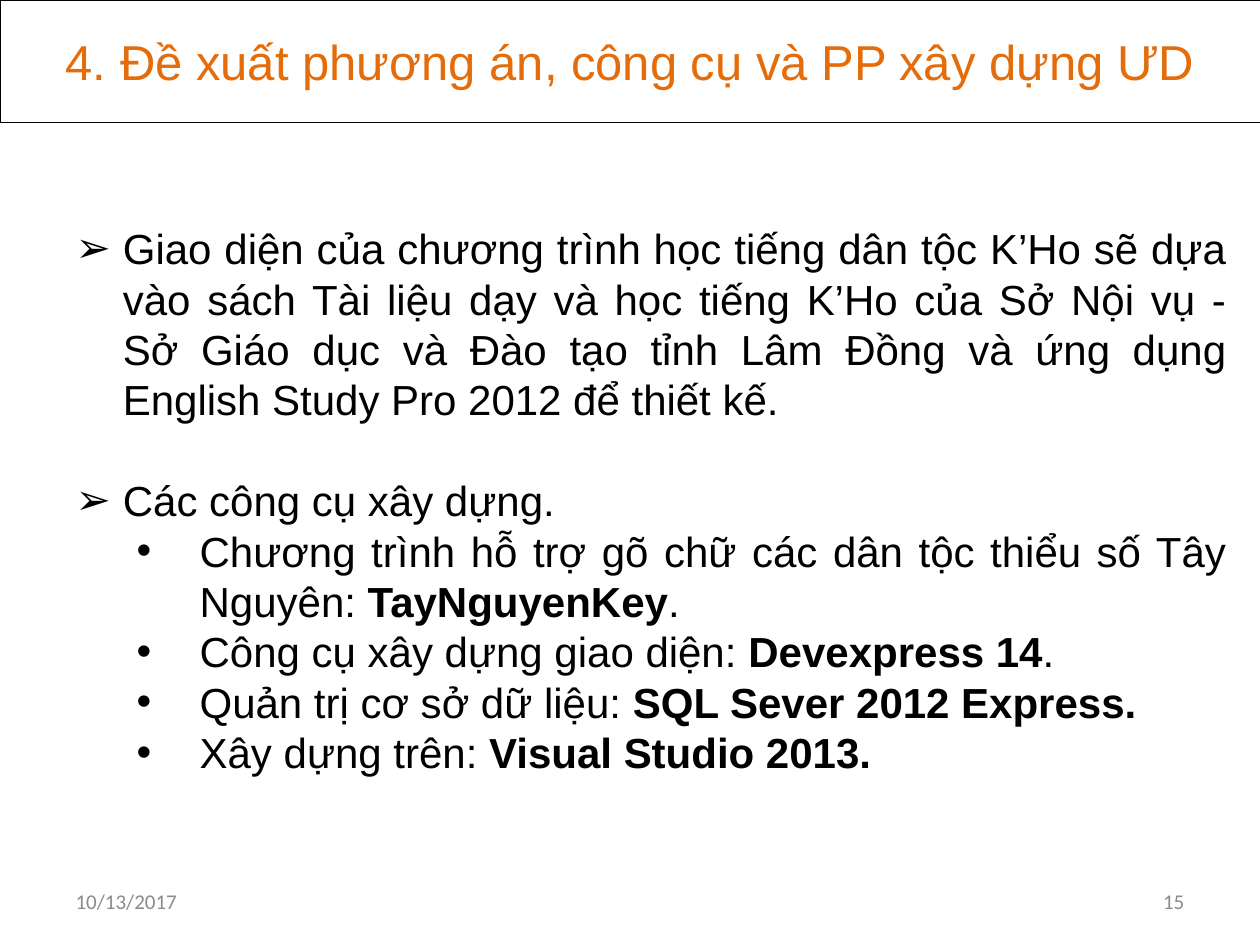
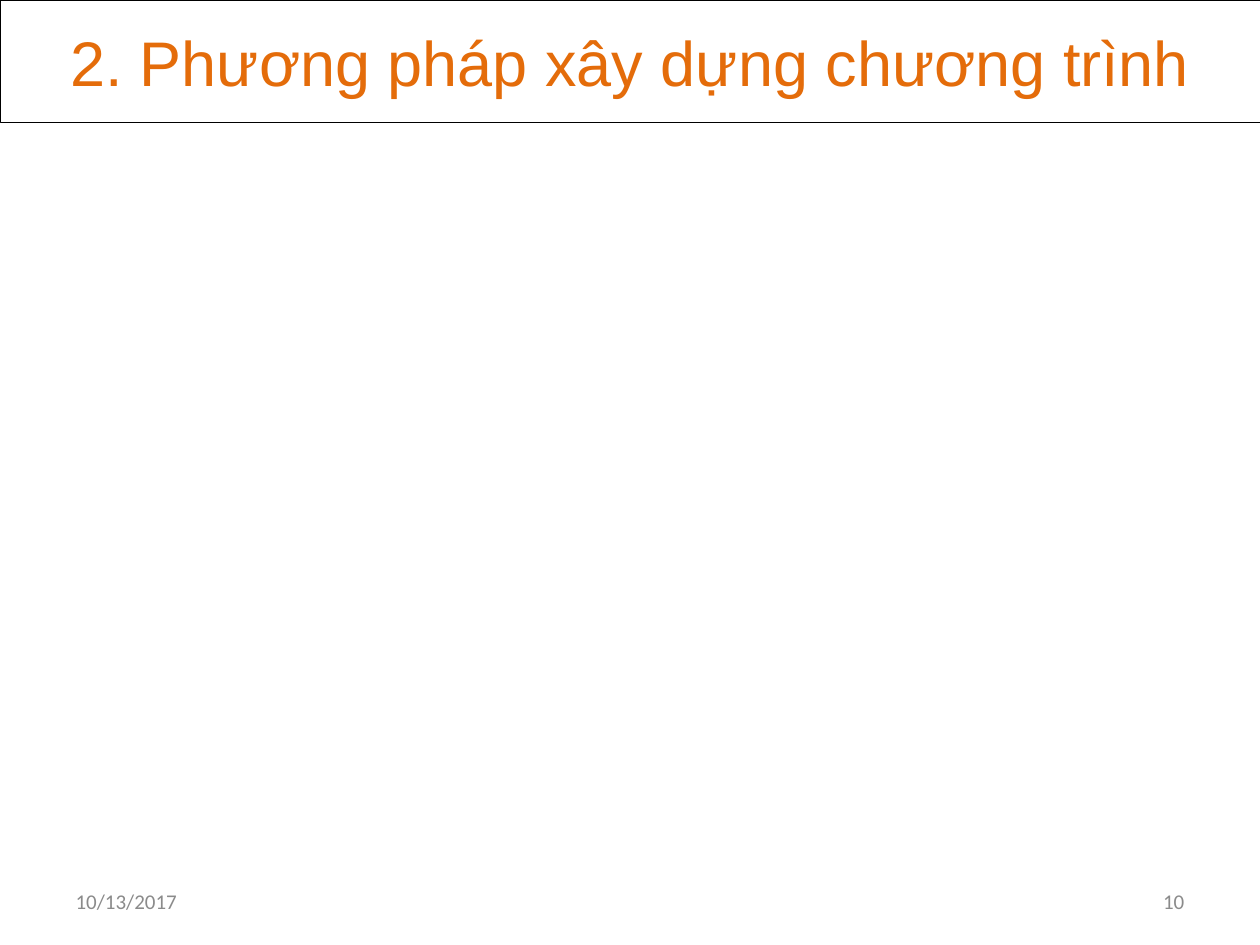
Before and after one commit to khanhvinhit/Do-An, a slide deck: slide 10 of THESIS/DACN_UD_Hoc_KHo_CTK37_BaoCao_D2.pptx (slide 15 before the commit). Drawn at 1260x945 pixels with LibreOffice and Linux fonts; fonts in the diff are those of the drawing. Boxes give left, top, right and bottom in pixels: in the first picture for what was removed or moved away, otherwise in the second. Text is boxed around its words. In the diff, an @@ line names an element or a change of style, - is before the commit and + after.

```diff
--- a/THESIS/DACN_UD_Hoc_KHo_CTK37_BaoCao_D2.pptx
+++ b/THESIS/DACN_UD_Hoc_KHo_CTK37_BaoCao_D2.pptx
@@ text in rectangle at [70,39,1189,97]: text changed; size 28 to 36 pt @@
-4. Đề xuất phương án, công cụ và PP xây dựng ƯD
+2. Phương pháp xây dựng chương trình
@@ text removed at [123,231,1226,777] @@
-➢ Giao diện của chương trình học tiếng dân tộc K’Ho sẽ dựa vào sách Tài liệu dạy và học tiếng K’Ho của Sở Nội vụ - Sở Giáo dục và Đào tạo tỉnh Lâm Đồng và ứng dụng English Study Pro 2012 để thiết kế.
-➢ Các công cụ xây dựng.
-• Chương trình hỗ trợ gõ chữ các dân tộc thiểu số Tây Nguyên: TayNguyenKey.
-• Công cụ xây dựng giao diện: Devexpress 14.
-• Quản trị cơ sở dữ liệu: SQL Sever 2012 Express.
-• Xây dựng trên: Visual Studio 2013.
@@ page number at [1163,895,1184,909]: text changed @@
-15
+10
```
Also in this commit, not shown: 8 other slides changed, 6 slides added, 15 slides removed, 1 other file.
